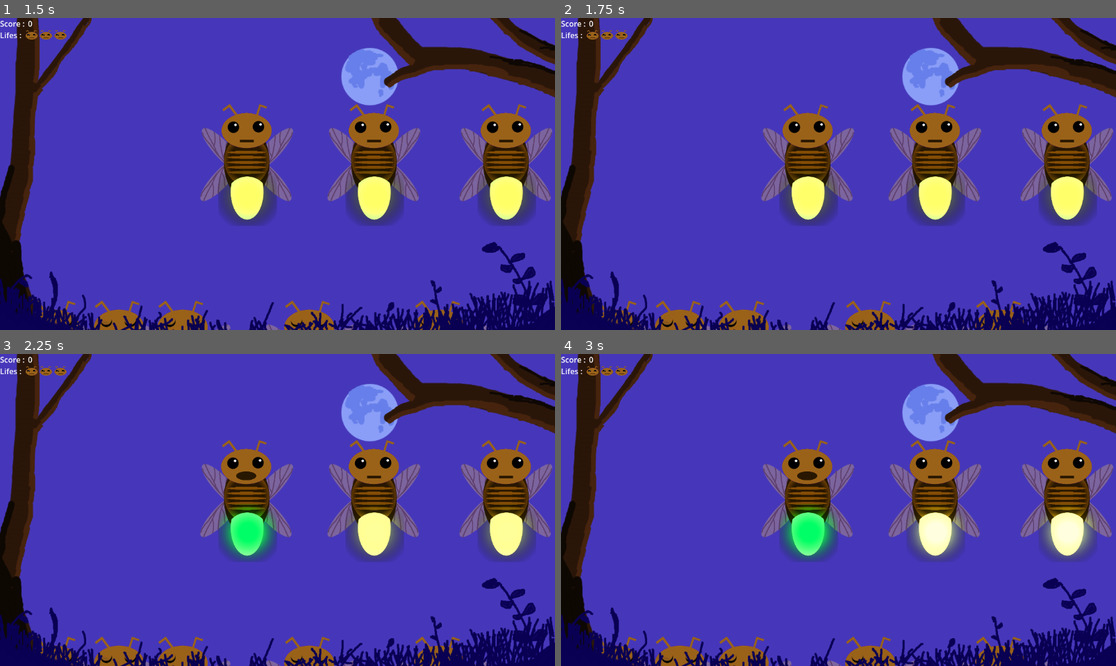
Above: before the commit, frames 1-4 (two rows, left to right).
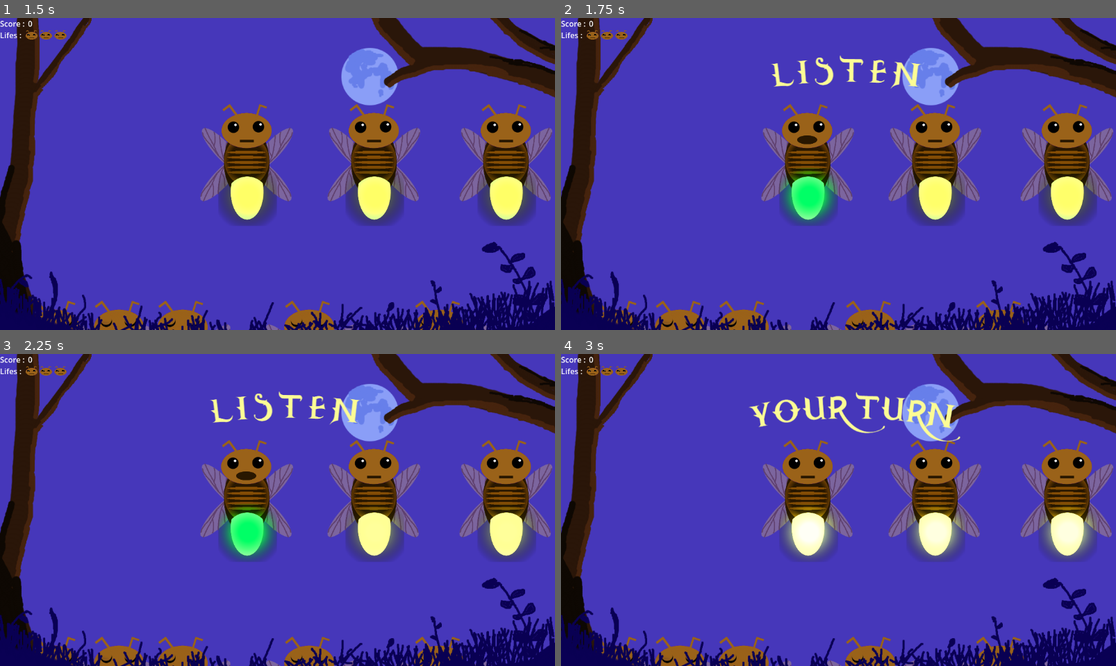
Above: after the commit, the same moments.

Repository: Kaijiro/ld56
Game: Godot game, scene res://scenes/menu.tscn
The game is run twice, just before and just after one commit, with the same random seed, the same clock (stepped at 60 frames per second) and the same inputs. Sound files missing from this copy of the repository are replaced by a short silence.
Inputs (mouse positions are in pixels of both pictures, inside the frame that each line leads up to):
- Up to frame 1 (1.5 s): click "Classic mode" at 0.5 s; move the mouse to (244, 202) at 1.27 s; click (244, 202) at 1.35 s
- Up to frame 2 (1.75 s): no input
- Up to frame 3 (2.25 s): move the mouse to (371, 500) at 2.02 s; click (371, 500) at 2.1 s
- Up to frame 4 (3 s): move the mouse to (1066, 500) at 2.77 s; click (1066, 500) at 2.85 s

Frame 1 is identical in both runs. In frame 2, 2.1% of the frame differs, in the area x 37-65%, y 12-66%; in frame 3, 0.7%; in frame 4, 2.9%, in the area x 33-72%, y 12-66%.

Commit message:
Some UI feedback for turn structure

Diff:
--- a/scenes/ld_56.tscn
+++ b/scenes/ld_56.tscn
@@ -15,6 +15,8 @@
 [ext_resource type="Texture2D" uid="uid://dllvvmg7ykfbk" path="res://assets/head_happy.png" id="12_s5mw6"]
 [ext_resource type="Texture2D" uid="uid://duuf8v7y0gtut" path="res://assets/Decor/foreground.png" id="12_w8ykc"]
 [ext_resource type="Texture2D" uid="uid://dbpbohtue36uv" path="res://assets/head_oops.png" id="12_xkipq"]
+[ext_resource type="Texture2D" uid="uid://qb6adh2esedt" path="res://assets/UI/listen.png" id="16_x6obg"]
+[ext_resource type="Texture2D" uid="uid://da2qx0e4cy4js" path="res://assets/UI/your_turn.png" id="17_ersqf"]
 
 [node name="LD56" type="Node2D"]
 script = ExtResource("1_ea7qu")
@@ -122,3 +124,11 @@
 offset_bottom = 22.0
 texture = ExtResource("12_s5mw6")
 expand_mode = 1
+
+[node name="Listen" type="Sprite2D" parent="UI"]
+position = Vector2(588, 112.5)
+texture = ExtResource("16_x6obg")
+
+[node name="PlayerTurn" type="Sprite2D" parent="UI"]
+position = Vector2(609, 131.5)
+texture = ExtResource("17_ersqf")
--- a/scripts/sequencer.gd
+++ b/scripts/sequencer.gd
@@ -1,23 +1,31 @@
 extends Node2D
 
+# Sequences
 var fireflies = []
 var sequence = []
+var sequence_index = 0
 
-var sequence_index = 0
+# Score
 @export var max_error: int = 3
 var count_error: int = 0
 var is_lasttry_error: bool = false
-
-# TODO Not sure if this is the right place for this
 var score: int = 0
 var point: int
+
+# Leveling
 var current_difficulty = 0
 @export var difficulties_awake_number: Array[int] = [3,4,6,8]
 @export var difficulties_points: Array[int] = [2,3,5,10]
 @export var difficulties_max: Array[int] = [3,5,7,666]
 
+# Some UI
+@onready var ui_listen: Sprite2D = $UI/Listen
+@onready var ui_player_turn: Sprite2D = $UI/PlayerTurn
+
 # Called when the node enters the scene tree for the first time.
 func _ready() -> void:
+    self.ui_listen.visible = false
+    self.ui_player_turn.visible = false
     self.point = difficulties_points[self.current_difficulty]
     for node in self.get_children():
         if node is Firefly:
@@ -37,22 +45,26 @@
     GameSignals.emit_signal("FirefliesTurn")
 
 func call_sequence() -> void:
+    self.ui_player_turn.visible = false
     if self.is_lasttry_error:
         self.is_lasttry_error = false
     else:
         self.sequence.append(self.fireflies.filter(func(node): return node.is_awake).pick_random())
-        await self.get_tree().create_timer(1.5).timeout
+        await self.get_tree().create_timer(1).timeout
 
     print("I will begin my sequence")
     await self.play_sequence()
 
     print("My sequence is terminated, asking player to start its turn")
     GameSignals.emit_signal("PlayerTurn")
+    self.ui_player_turn.visible = true
 
 func play_sequence() -> void:
+    self.ui_listen.visible = true
     for node in self.sequence:
         await node.sing()
         await get_tree().create_timer(.3).timeout
+    self.ui_listen.visible = false
 
 func sequence_success() -> void:
     print("Player has finished turn")
Binary file added: assets/UI/listen.png
Not shown, added: assets/UI/listen.png.import
Binary file added: assets/UI/your_turn.png
Not shown, added: assets/UI/your_turn.png.import
Not shown: 1 places in scenes/ld_56.tscn that only renumber resources
